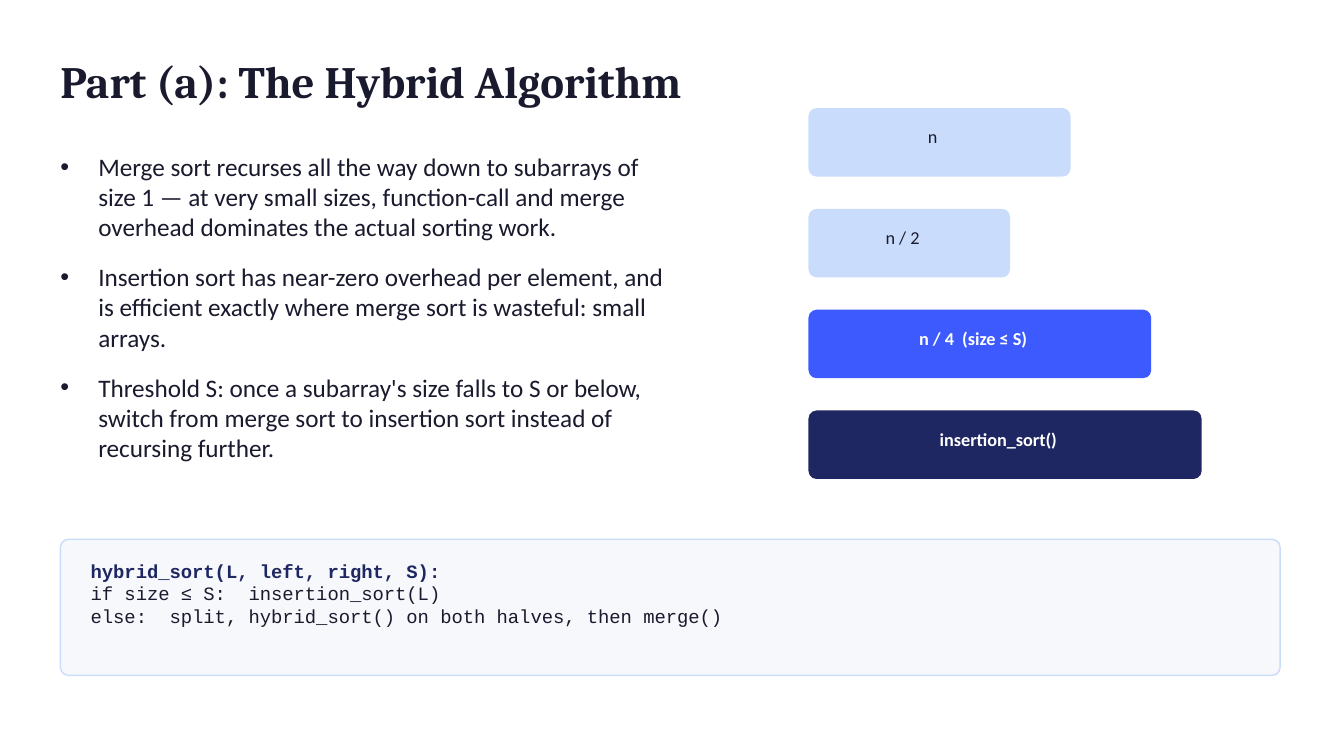
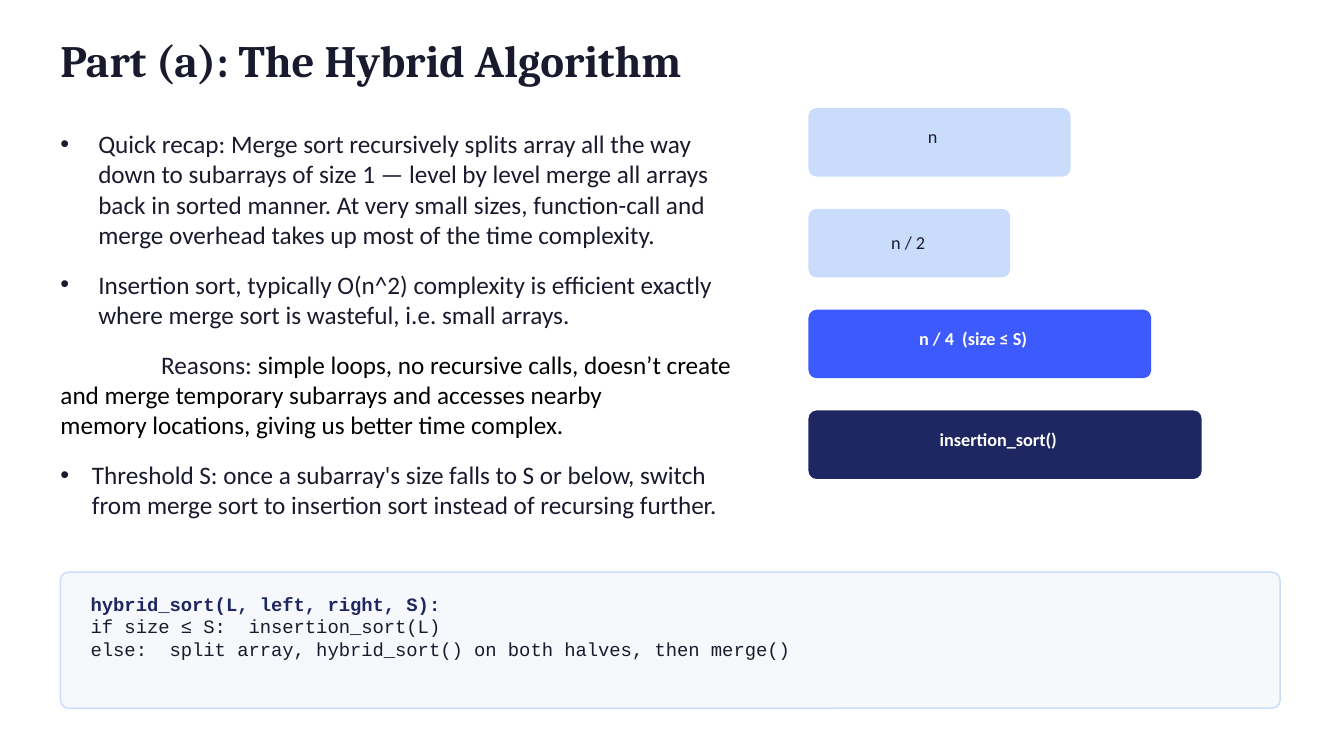
Before and after one commit to dhruvgupta2109/SC2001-Lab, a slide deck: slide 2 of Lab1/sc2001_lab1_slides.pptx. Drawn at 1344x756 pixels with LibreOffice and Linux fonts; fonts in the diff are those of the drawing. Boxes give left, top, right and bottom in pixels: in the first picture for what was removed or moved away, otherwise in the second. Text is boxed around its words. In the diff, an @@ line names an element or a change of style, - is before the commit and + after.

Commit message:
feat: update Lab1 presentation slides

```diff
--- a/Lab1/sc2001_lab1_slides.pptx
+++ b/Lab1/sc2001_lab1_slides.pptx
@@ text "Part (a): The Hybrid Algorithm" moved from (x1=60, y1=65, x2=682, y2=108) to (x1=60, y1=44, x2=682, y2=87) @@
@@ text at (x1=60, y1=135, x2=731, y2=439): text changed @@
-• Merge sort recurses all the way down to subarrays of size 1 — at very small sizes, function-call and merge overhead dominates the actual sorting work.
-• Insertion sort has near-zero overhead per element, and is efficient exactly where merge sort is wasteful: small arrays.
+• Quick recap: Merge sort recursively splits array all the way down to subarrays of size 1 — level by level merge all arrays back in sorted manner. At very small sizes, function-call and merge overhead takes up most of the time complexity.
+• Insertion sort, typically O(n^2) complexity is efficient exactly where merge sort is wasteful, i.e. small arrays.
+Reasons: simple loops, no recursive calls, doesn’t create and merge temporary subarrays and accesses nearby memory locations, giving us better time complex.
@@ text "Quick recap: Merge sort recursively ..." moved from (x1=98, y1=158, x2=663, y2=462) to (x1=60, y1=135, x2=731, y2=519) @@
@@ text "n / 2" moved from (x1=886, y1=232, x2=919, y2=244) to (x1=891, y1=237, x2=925, y2=249) @@
@@ text at (x1=92, y1=466, x2=716, y2=519): indent changed @@
@@ rounded rectangle moved from (x1=60, y1=539, x2=1280, y2=676) to (x1=60, y1=573, x2=1280, y2=709) @@
@@ text "hybrid_sort(L, left, right, S):" moved from (x1=91, y1=565, x2=722, y2=627) to (x1=91, y1=597, x2=790, y2=660) @@
@@ text at (x1=91, y1=643, x2=790, y2=660): text changed @@
-else: split, hybrid_sort() on both halves, then merge()
+else: split array, hybrid_sort() on both halves, then merge()
```
Also in this commit, not shown: 1 other slide changed.
